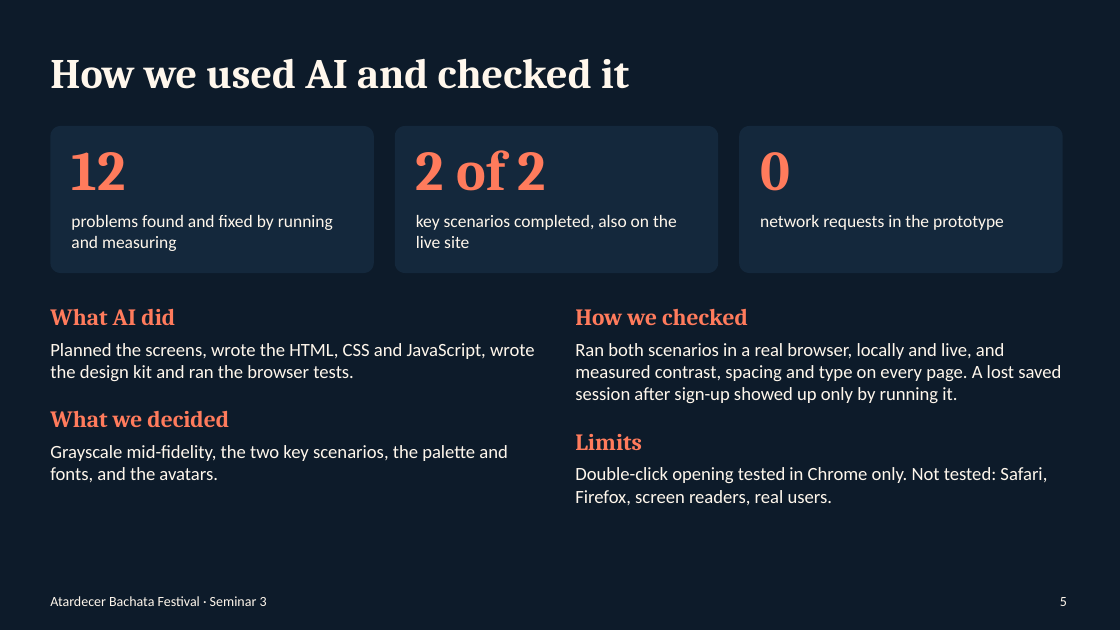
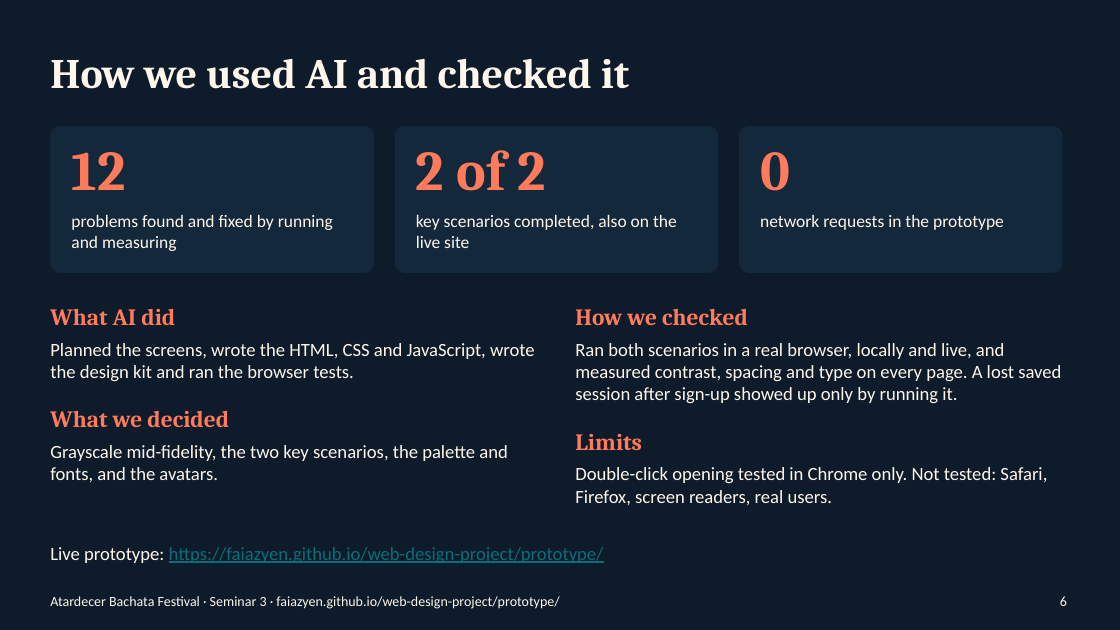
Before and after one commit to faiazyen/web-design-project, a slide deck: slide 6 of Seminar 3 Submission/presentation.pptx (slide 5 before the commit). Drawn at 1120x630 pixels with LibreOffice and Linux fonts; fonts in the diff are those of the drawing. Boxes give left, top, right and bottom in pixels: in the first picture for what was removed or moved away, otherwise in the second. Text is boxed around its words. In the diff, an @@ line names an element or a change of style, - is before the commit and + after.

```diff
--- a/Seminar 3 Submission/presentation.pptx
+++ b/Seminar 3 Submission/presentation.pptx
@@ text added at (50, 547, 604, 563), 16 pt, text #0B6E77, underline @@
+Live prototype: https://faiazyen.github.io/web-design-project/prototype/
@@ text at (50, 596, 559, 609): text changed @@
-Atardecer Bachata Festival · Seminar 3
+Atardecer Bachata Festival · Seminar 3 · faiazyen.github.io/web-design-project/prototype/
@@ page number at (1060, 596, 1067, 606): text changed @@
-5
+6
```
Also in this commit, not shown: 4 other slides changed, 1 slide added, 24 other files.
